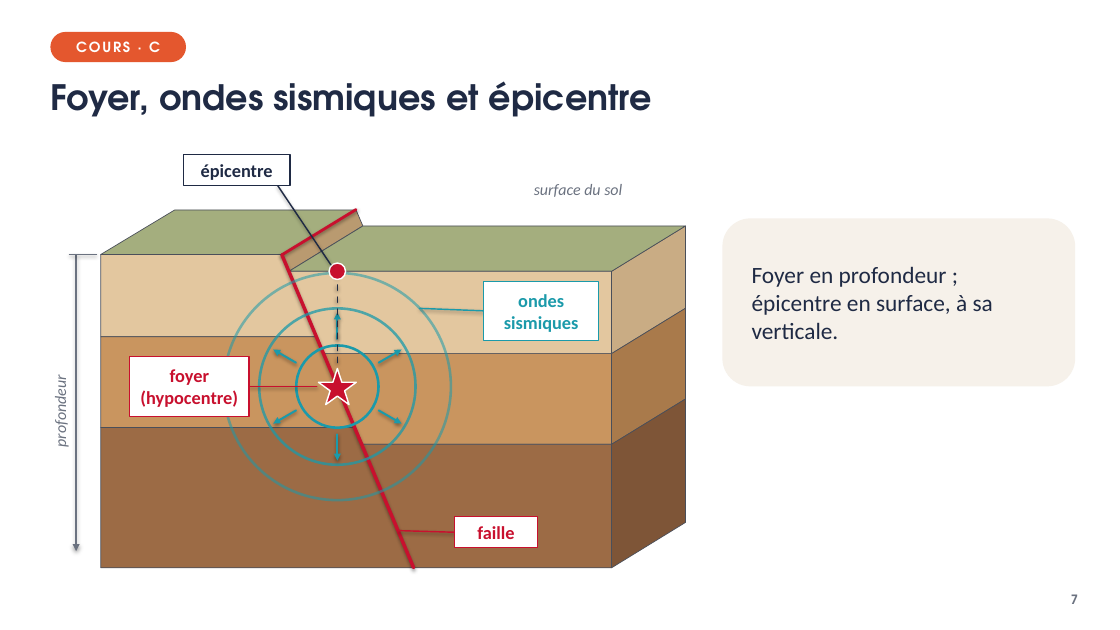
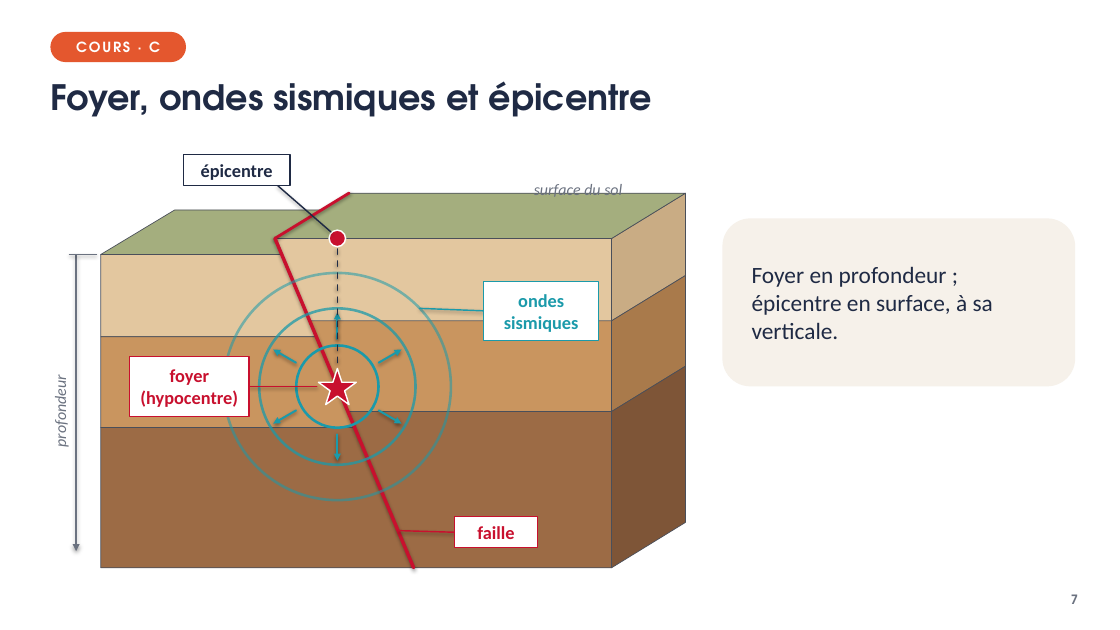
Before and after one commit to VinceIXIV/SVT-cour, a slide deck: slide 7 of cours/4e/S01-origine-des-seismes/4e-S01-diaporama.pptx. Drawn at 1120x630 pixels with LibreOffice and Linux fonts; fonts in the diff are those of the drawing. Boxes give left, top, right and bottom in pixels: in the first picture for what was removed or moved away, otherwise in the second. Text is boxed around its words. In the diff, an @@ line names an element or a change of style, - is before the commit and + after.

```diff
--- a/cours/4e/S01-origine-des-seismes/4e-S01-diaporama.pptx
+++ b/cours/4e/S01-origine-des-seismes/4e-S01-diaporama.pptx
@@ freeform shape: place and size @@
-freeform shape at box(282, 210, 363, 271)
+freeform shape at box(275, 193, 356, 255)
@@ line moved from (282, 255) - (356, 210) to (275, 239) - (350, 193) @@
@@ freeform shape: place and size @@
-freeform shape at box(289, 226, 686, 271)
+freeform shape at box(275, 193, 686, 239)
@@ line moved from (278, 186) - (331, 265) to (278, 186) - (331, 232) @@
@@ freeform shape: place and size @@
-freeform shape at box(612, 226, 686, 354)
+freeform shape at box(612, 193, 686, 321)
@@ line moved from (282, 255) - (413, 568) to (275, 239) - (413, 568) @@
@@ freeform shape: place and size @@
-freeform shape at box(289, 271, 612, 354)
+freeform shape at box(275, 239, 612, 321)
@@ ellipse: place and size @@
-ellipse at box(329, 263, 346, 280)
+ellipse at box(329, 230, 346, 247)
@@ line moved from (338, 386) - (338, 271) to (338, 386) - (338, 239) @@
@@ freeform shape: place and size @@
-freeform shape at box(612, 308, 686, 444)
+freeform shape at box(612, 276, 686, 412)
@@ freeform shape: place and size @@
-freeform shape at box(323, 354, 612, 444)
+freeform shape at box(310, 321, 612, 412)
@@ freeform shape: place and size @@
-freeform shape at box(612, 399, 686, 568)
+freeform shape at box(612, 366, 686, 568)
@@ freeform shape: place and size @@
-freeform shape at box(362, 444, 612, 568)
+freeform shape at box(348, 412, 612, 568)
```
Also in this commit, not shown: 3 other slides changed, 7 other files.
